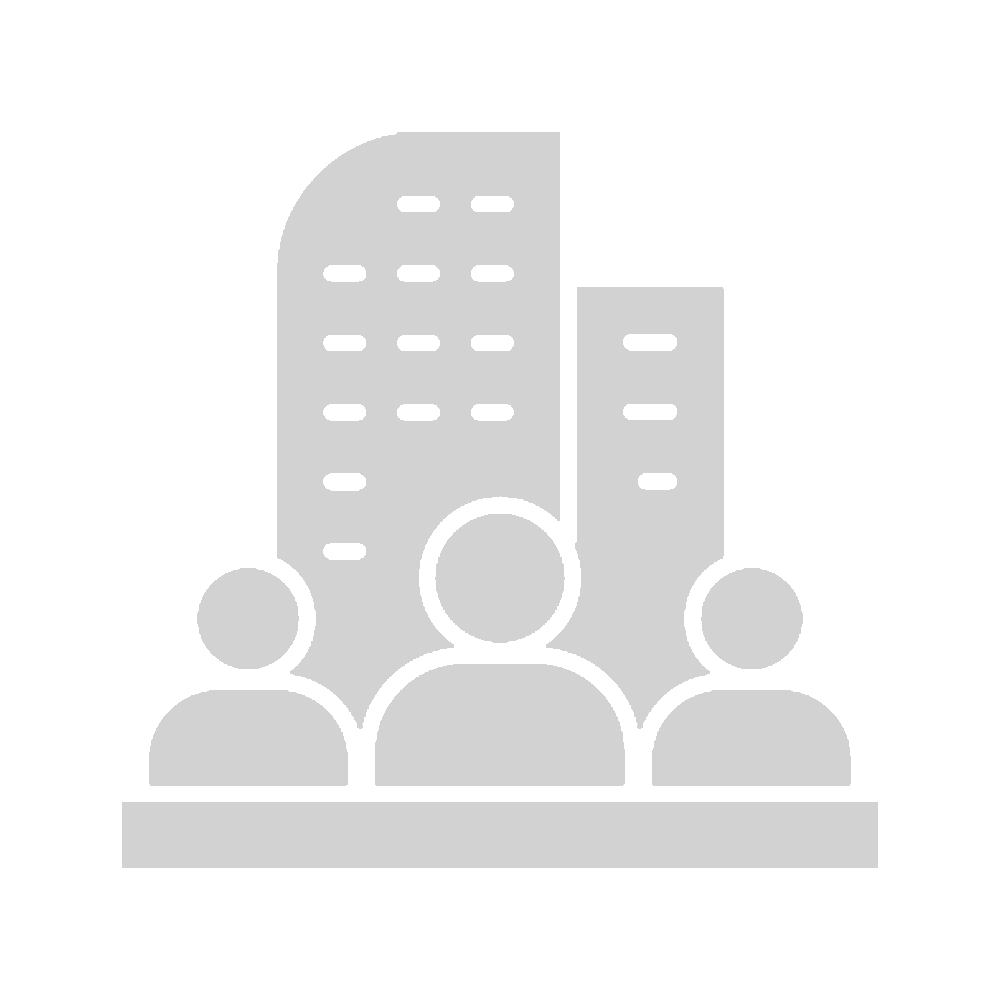
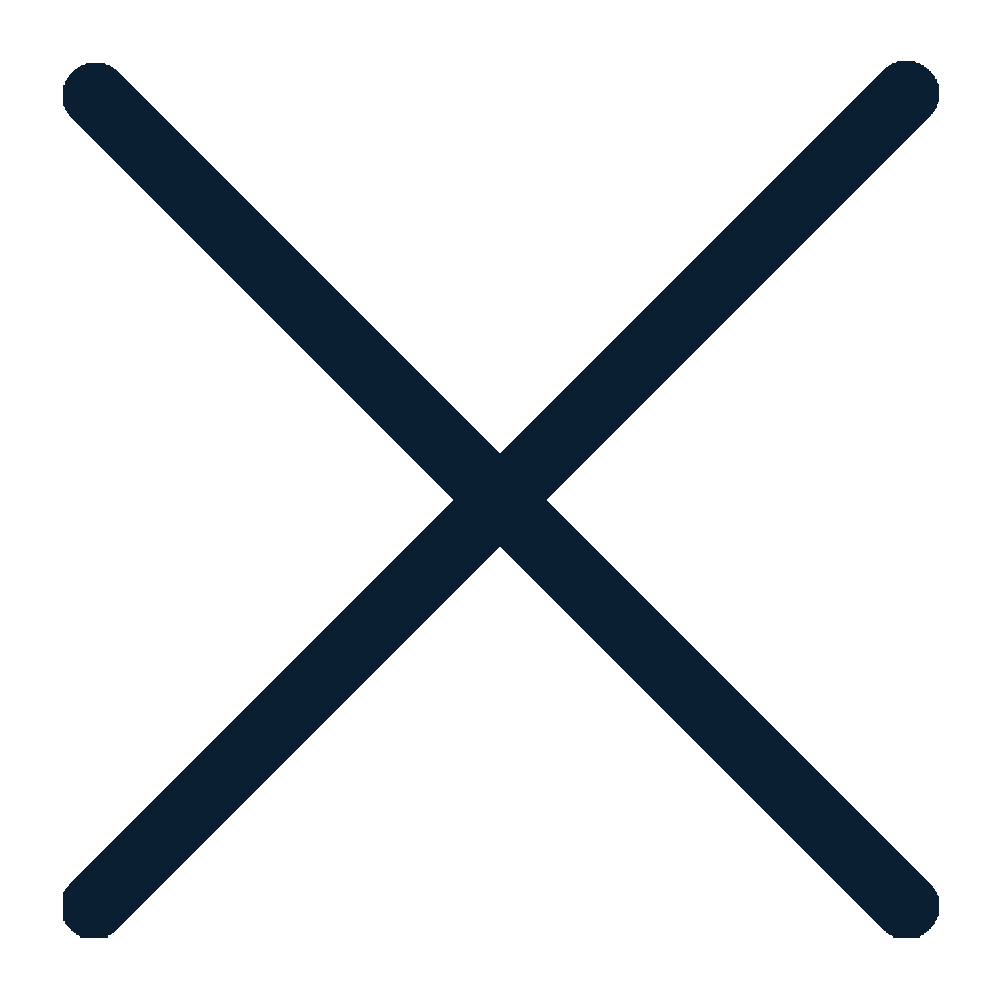
Comparing the layer stacks of the two 1000×1000 images. Changes:
added layer "close" above "enterprise" over box(63, 61, 939, 938)
hid "enterprise" over box(122, 132, 878, 868)
